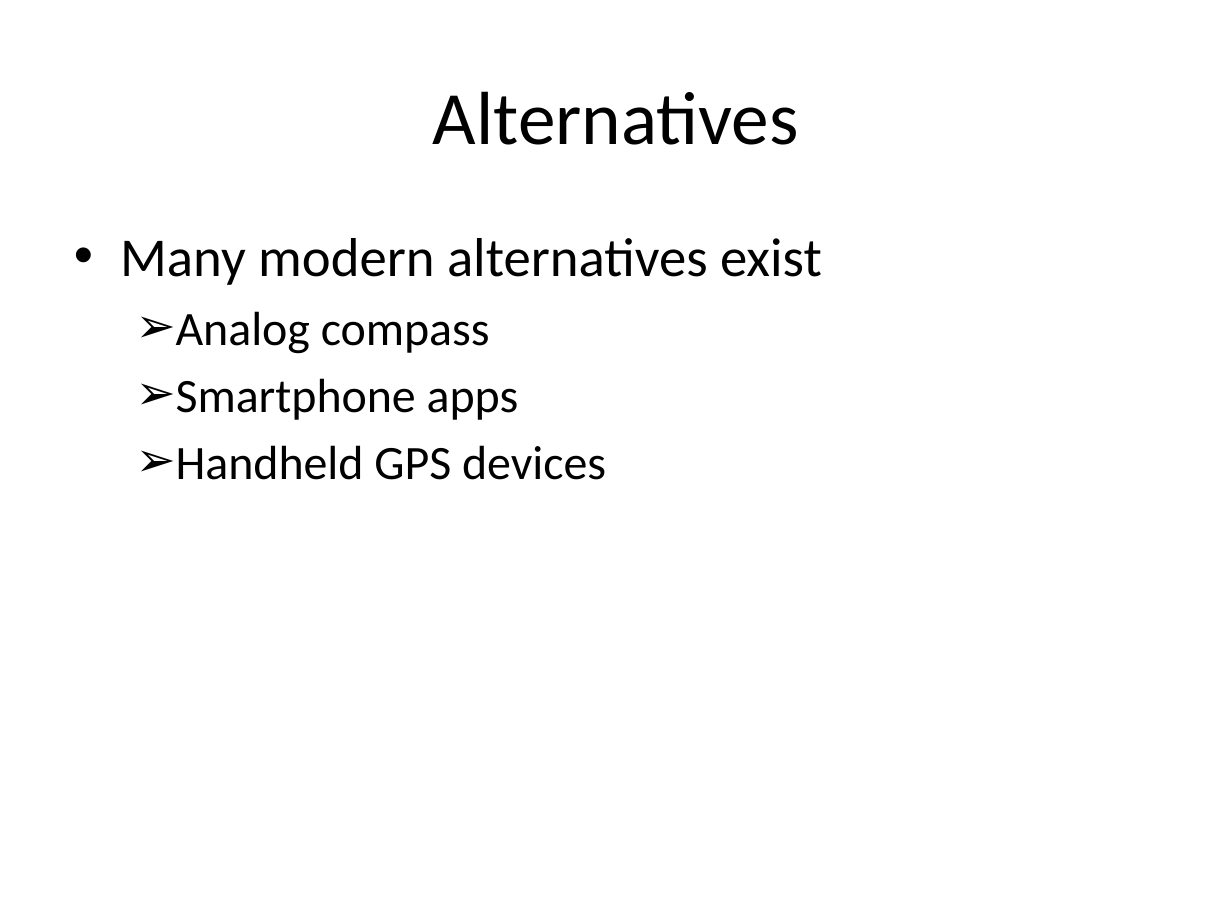
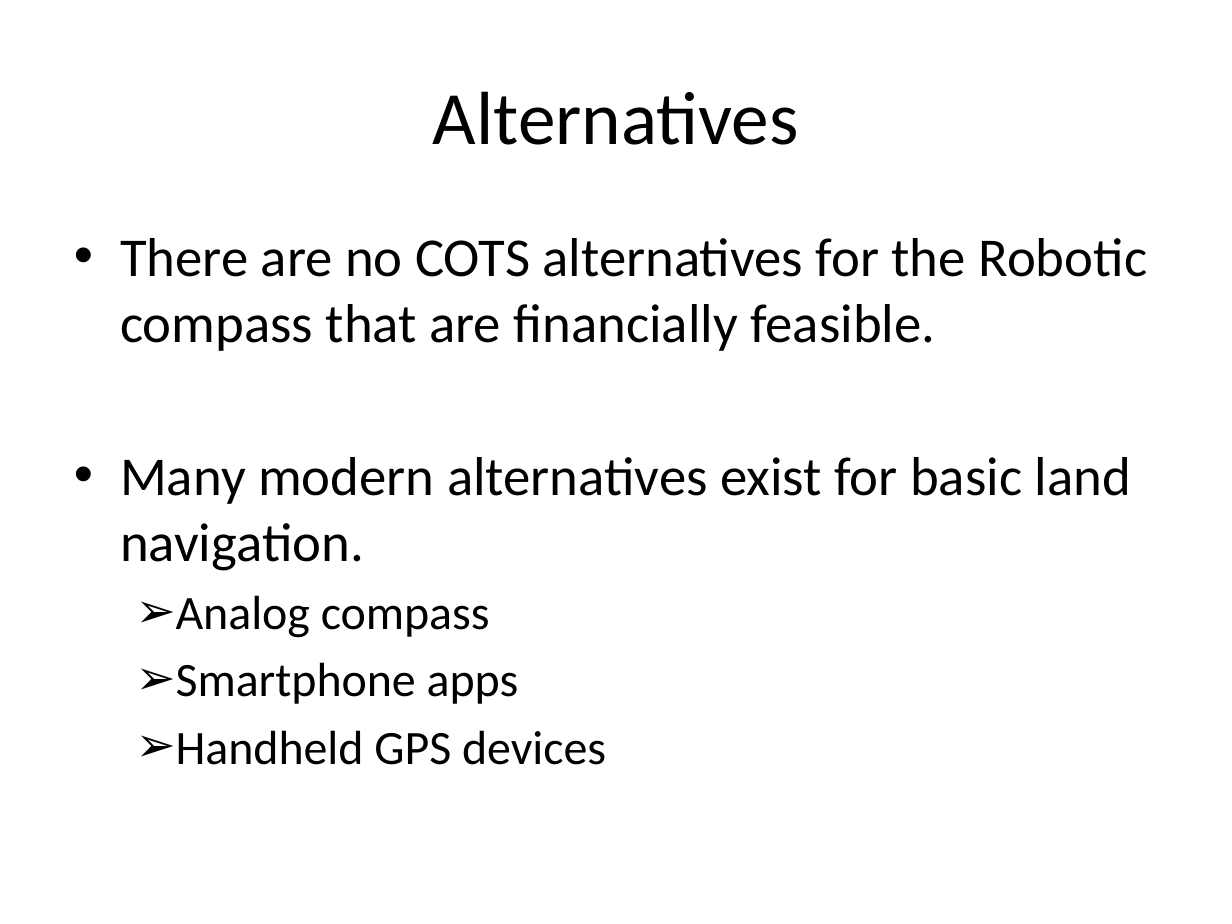
Before and after one commit to dosferatu/electronic-compass, a slide deck: slide 5 of Documentation/Project Documentation/Project Presentation.pptx. Drawn at 1232x924 pixels with LibreOffice and Linux fonts; fonts in the diff are those of the drawing. Boxes give left, top, right and bottom in pixels: in the first picture for what was removed or moved away, otherwise in the second. Text is boxed around its words. In the diff, an @@ line names an element or a change of style, - is before the commit and + after.

Commit message:
PPT

```diff
--- a/Documentation/Project Documentation/Project Presentation.pptx
+++ b/Documentation/Project Documentation/Project Presentation.pptx
@@ text at <box>120,238,1147,571</box>: text changed @@
-• Many modern alternatives exist
+• There are no COTS alternatives for the Robotic compass that are financially feasible.
+• Many modern alternatives exist for basic land navigation.
```
Also in this commit, not shown: 8 other slides changed, 1 other file.
